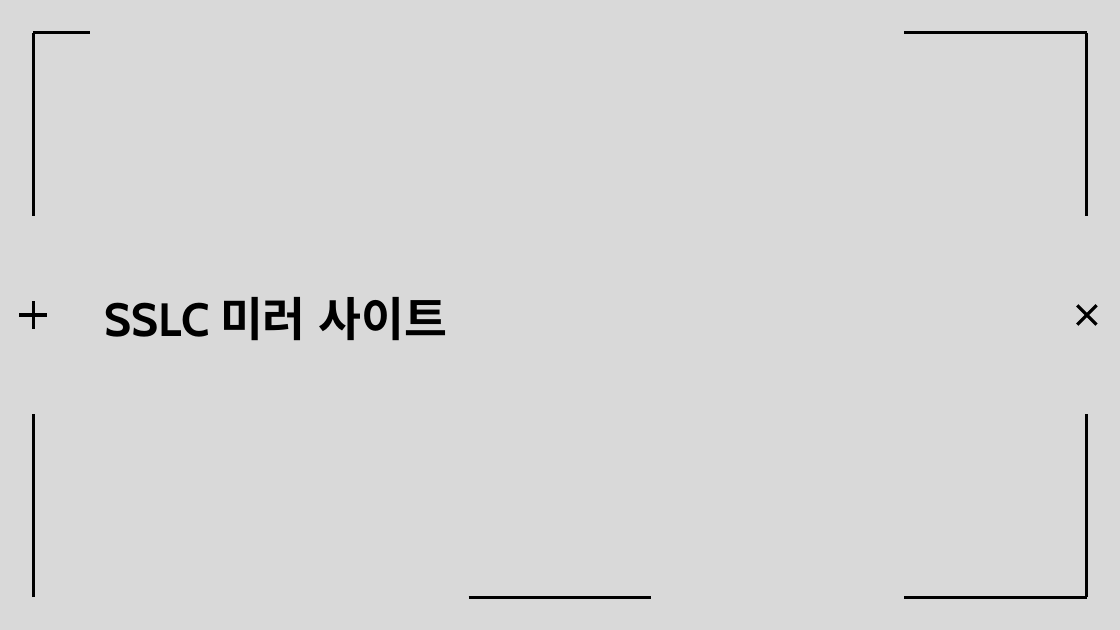
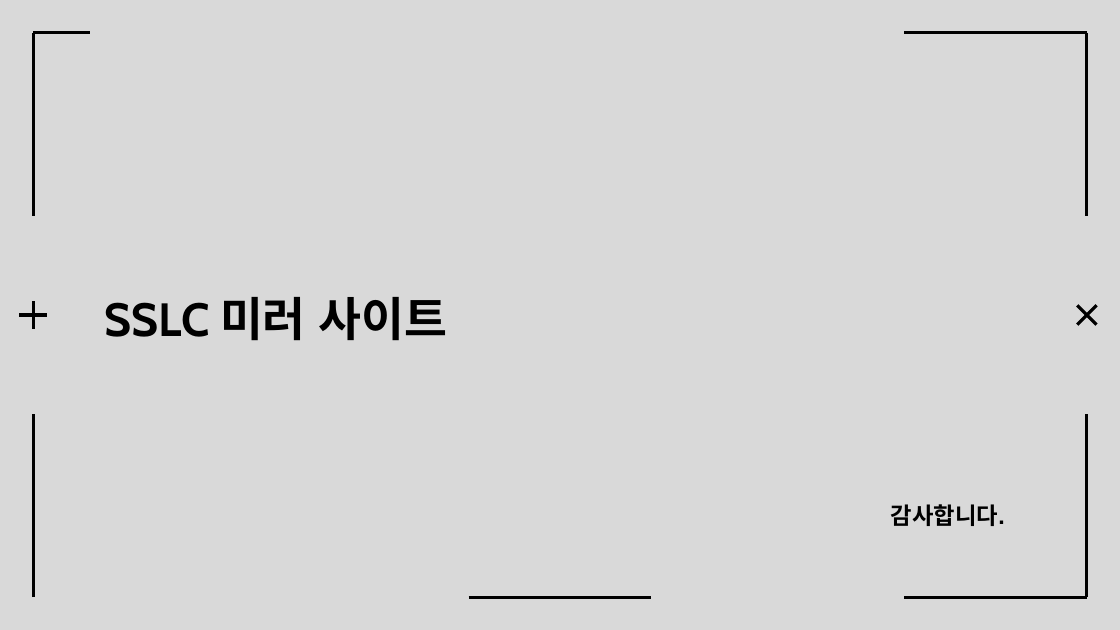
Before and after one commit to Rookies-34-3/Automatic-scanner-tool, a slide deck: slide 9 of 프로젝트 결과보고서_취약점 싹쓰리.pptx. Drawn at 1120x630 pixels with LibreOffice and Linux fonts; fonts in the diff are those of the drawing. Boxes give left, top, right and bottom in pixels: in the first picture for what was removed or moved away, otherwise in the second. Text is boxed around its words. In the diff, an @@ line names an element or a change of style, - is before the commit and + after.

```diff
--- a/프로젝트 결과보고서_취약점 싹쓰리.pptx
+++ b/프로젝트 결과보고서_취약점 싹쓰리.pptx
@@ text added at (891, 504, 1005, 526), 15 pt, text #000000, bold @@
+감사합니다.
```
Also in this commit, not shown: 11 other slides changed.
